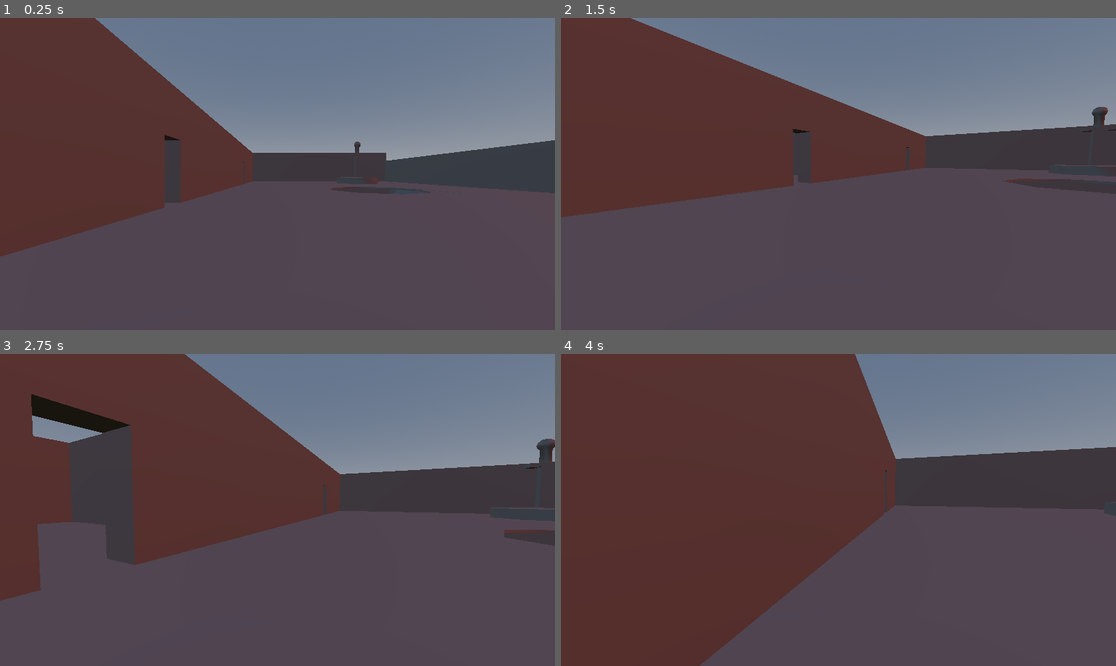
Above: before the commit, frames 1-4 (two rows, left to right).
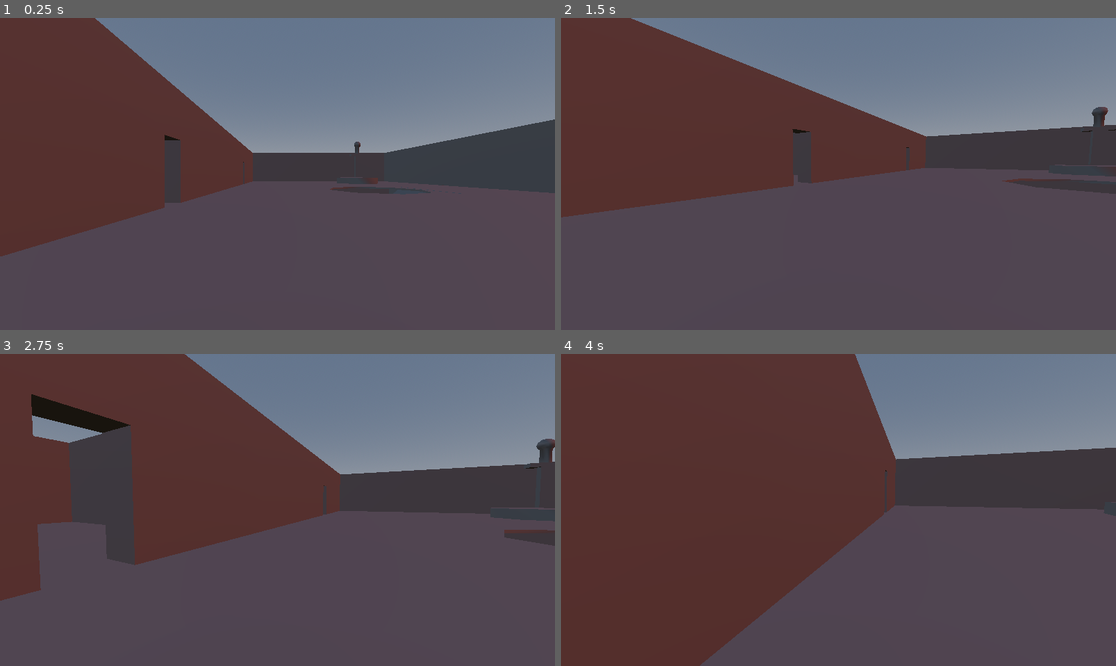
Above: after the commit, the same moments.

Repository: ComicChum/gonzales-ronnie-the-tenth-apple
Game: Godot game, scene res://Scenes/main.tscn
Two runs of this game, one before a commit and one after it. Both use one fixed random seed, a clock stepped at 60 frames per second and the inputs below.
Inputs (mouse positions are in pixels of both pictures, inside the frame that each line leads up to):
- Up to frame 1 (0.25 s): no input
- Up to frame 2 (1.5 s): tap Enter (ui_accept) at 0.5, 0.77 s; move the mouse to (960, 158) at 0.52 s; hold Right (ui_right) 0.53-1.28 s; tap ` (freefly) at 0.6 s; click (960, 158) at 0.67 s; move the mouse to (810, 174) at 1.27 s; hold Up (ui_up) from 1.28 s (still down); tap Shift (sprint) at 1.35 s
- Up to frame 3 (2.75 s): keep holding Up (ui_up); tap Enter (ui_accept) at 1.52 s; move the mouse to (288, 503) at 2.02 s; tap ` (freefly) at 2.1 s
- Up to frame 4 (4 s): keep holding Up (ui_up); move the mouse to (832, 516) at 2.77 s; tap Shift (sprint) at 2.85 s; click (832, 516) at 2.92 s; tap Enter (ui_accept) at 3.02, 3.77 s; move the mouse to (877, 513) at 3.52 s; tap ` (freefly) at 3.6 s

The runs differ from the first frame. In frame 1, 1.4% of the frame differs, in the area x 69-100%, y 32-46%; in frame 2, less than 0.1%; in frame 3, less than 0.1%; in frame 4, less than 0.1%.

Commit message:
GonzalesRonnie_3DPrototype_01.7

Diff:
--- a/Scenes/main.tscn
+++ b/Scenes/main.tscn
@@ -20,7 +20,7 @@
 transform = Transform3D(1, 0, 0, 0, 1, 0, 0, 0, 1, -1.9073486e-06, -0.1, 0.14999962)
 size = Vector3(51.600002, 0.2, 50.3)
 
-[node name="CSGCylinder3D" type="CSGCylinder3D" parent="CSGCombiner3D/Floor 1" unique_id=937929199]
+[node name="Hole" type="CSGCylinder3D" parent="CSGCombiner3D/Floor 1" unique_id=937929199]
 transform = Transform3D(1, 0, 0, 0, 1, 0, 0, 0, 1, 9.6, -0.3, 0)
 operation = 2
 radius = 5.0
@@ -89,17 +89,9 @@
 transform = Transform3D(1, 0, 0, 0, 1, 0, 0, 0, 1, -15.925658, 3.3630493, 24.699999)
 size = Vector3(18.516748, 6.5260987, 0.3)
 
-[node name="Door M1" type="CSGBox3D" parent="CSGCombiner3D/Floor 1" unique_id=1479777983]
-transform = Transform3D(1, 0, 0, 0, 1, 0, 0, 0, 1, -1.7999965, 3, 23.3)
-size = Vector3(3.8, 5.8, 0.3)
-
-[node name="Door M2" type="CSGBox3D" parent="CSGCombiner3D/Floor 1" unique_id=625313011]
-transform = Transform3D(1, 0, 0, 0, 1, 0, 0, 0, 1, 2.0000033, 3, 23.3)
-size = Vector3(3.8, 5.8, 0.3)
-
 [node name="CSGBox3D28" type="CSGBox3D" parent="CSGCombiner3D/Floor 1" unique_id=1578378523]
-transform = Transform3D(1, 0, 0, 0, 1, 0, 0, 0, 1, -0.4999981, 3.3499997, -24.950003)
-size = Vector3(49.2, 6.7000003, 0.4)
+transform = Transform3D(1, 0, 0, 0, 1, 0, 0, 0, 1, -0.037218094, 3.3209102, -24.950003)
+size = Vector3(50.12556, 6.6418214, 0.4)
 
 [node name="CSGBox3D17" type="CSGBox3D" parent="CSGCombiner3D/Floor 1" unique_id=1916231702]
 transform = Transform3D(0.64278764, 0, -0.7660445, 0, 1, 0, 0.7660445, 0, 0.64278764, -8.596995, 2.95, 6.829051)
@@ -118,28 +110,40 @@
 size = Vector3(0.7, 4.7000003, 4.4)
 
 [node name="CSGBox3D24" type="CSGBox3D" parent="CSGCombiner3D/Floor 1" unique_id=1354848833]
-transform = Transform3D(1, 0, 0, 0, 1, 0, 0, 0, 1, 24.300005, 2.45, -0.049999237)
-size = Vector3(1.4, 4.7000003, 49.2)
-
-[node name="CSGBox3D5" type="CSGBox3D" parent="CSGCombiner3D/Floor 1" unique_id=1275334341]
-transform = Transform3D(0.8660255, -0.5000001, 0, 0.5000001, 0.8660255, 0, 0, 0, 1, 5.459123, 4.8866773, 22.45)
-size = Vector3(1, 3.1000001, 0.6)
-
-[node name="CSGBox3D4" type="CSGBox3D" parent="CSGCombiner3D/Floor 1" unique_id=1279650540]
-transform = Transform3D(1, 0, 0, 0, 1, 0, 0, 0, 1, 7.000002, 2.35, 22.6)
-size = Vector3(3.8, 4.5, 0.3)
-
-[node name="CSGBox3D" type="CSGBox3D" parent="CSGCombiner3D/Floor 1" unique_id=2076373094]
+transform = Transform3D(1, 0, 0, 0, 1, 0, 0, 0, 1, 24.300005, 3.3702514, -0.12626648)
+size = Vector3(1.4, 6.540503, 50.010197)
+
+[node name="Entrance" type="CSGBox3D" parent="CSGCombiner3D/Floor 1" unique_id=2076373094]
 transform = Transform3D(1, 0, 0, 0, 1, 0, 0, 0, 1, -0.9966292, 3.2, 22.6)
 use_collision = true
 size = Vector3(12.193262, 6.2000003, 0.3)
 
-[node name="CSGCylinder3D" type="CSGCylinder3D" parent="CSGCombiner3D/Floor 1/CSGBox3D" unique_id=516562262]
+[node name="CSGCylinder3D" type="CSGCylinder3D" parent="CSGCombiner3D/Floor 1/Entrance" unique_id=516562262]
 transform = Transform3D(1, 0, 0, 0, -4.371139e-08, -1, 0, 1, -4.371139e-08, 1.3574944, -2.2, 0.050251007)
 operation = 2
 radius = 3.83
 height = 0.60050005
 
+[node name="Door M1" type="CSGBox3D" parent="CSGCombiner3D/Floor 1/Entrance" unique_id=1479777983]
+transform = Transform3D(1, 0, 0, 0, 1, 0, 0, 0, 1, -0.8033673, -0.20000005, 0.69999886)
+size = Vector3(3.8, 5.8, 0.3)
+
+[node name="Door M2" type="CSGBox3D" parent="CSGCombiner3D/Floor 1/Entrance" unique_id=625313011]
+transform = Transform3D(1, 0, 0, 0, 1, 0, 0, 0, 1, 2.9966326, -0.20000005, 0.69999886)
+size = Vector3(3.8, 5.8, 0.3)
+
+[node name="CSGBox3D4" type="CSGBox3D" parent="CSGCombiner3D/Floor 1/Entrance" unique_id=1279650540]
+transform = Transform3D(1, 0, 0, 0, 1, 0, 0, 0, 1, 7.996631, -0.85000014, 0)
+size = Vector3(3.8, 4.5, 0.3)
+
+[node name="CSGBox3D5" type="CSGBox3D" parent="CSGCombiner3D/Floor 1/Entrance" unique_id=1275334341]
+transform = Transform3D(0.8660255, -0.5000001, 0, 0.5000001, 0.8660255, 0, 0, 0, 1, 6.4557524, 1.6866772, -0.14999962)
+size = Vector3(1, 3.1000001, 0.6)
+
+[node name="Ramp" type="CSGBox3D" parent="CSGCombiner3D" unique_id=1473869349]
+transform = Transform3D(0.6427877, 0.76604444, 0, -0.76604444, 0.6427877, 0, 0, 0, 1, 11.915074, -3.0925467, 0.5000002)
+size = Vector3(1, 8.5, 8.8)
+
 [node name="Basement" type="CSGBox3D" parent="CSGCombiner3D" unique_id=147148133]
 transform = Transform3D(1, 0, 0, 0, 1, 0, 0, 0, 1, 7.1000023, -6.000001, 0)
 size = Vector3(64.200005, 0.2, 50)
@@ -264,8 +268,8 @@
 size = Vector3(5, 6, 0.3)
 
 [node name="CSGBox3D23" type="CSGBox3D" parent="CSGCombiner3D/Basement" unique_id=231802683]
-transform = Transform3D(1, 0, 0, 0, 1, 0, 0, 0, 1, 31.499996, 2.8000014, -13.800001)
-size = Vector3(0.8, 6, 12.6)
+transform = Transform3D(1, 0, 0, 0, 1, 0, 0, 0, 1, 31.608711, 2.950331, -14.003256)
+size = Vector3(0.8, 6.300659, 12.193491)
 
 [node name="CSGBox3D9" type="CSGBox3D" parent="CSGCombiner3D/Basement" unique_id=820923505]
 transform = Transform3D(1, 0, 0, 0, 1, 0, 0, 0, 1, 16.649998, 3.0000012, 6.6999984)
@@ -318,10 +322,6 @@
 transform = Transform3D(1, 0, 0, 0, 1, 0, 0, 0, 1, -30.900002, 2.9000013, 13.5)
 size = Vector3(1.4, 5.8, 16.4)
 
-[node name="Ramp" type="CSGBox3D" parent="CSGCombiner3D" unique_id=1473869349]
-transform = Transform3D(0.6427877, 0.76604444, 0, -0.76604444, 0.6427877, 0, 0, 0, 1, 11.915074, -3.0925467, 0.5000002)
-size = Vector3(1, 8.5, 8.8)
-
 [node name="DirectionalLight3D" type="DirectionalLight3D" parent="." unique_id=1652480202]
 transform = Transform3D(0.1503838, -0.50000006, 0.85286856, 0.08682412, 0.8660254, 0.49240398, -0.9848078, -1.5131034e-08, 0.17364827, 52.899998, 15.099998, 6.7000003)
 light_color = Color(0.54201216, 0.12646773, 4.813075e-08, 1)
